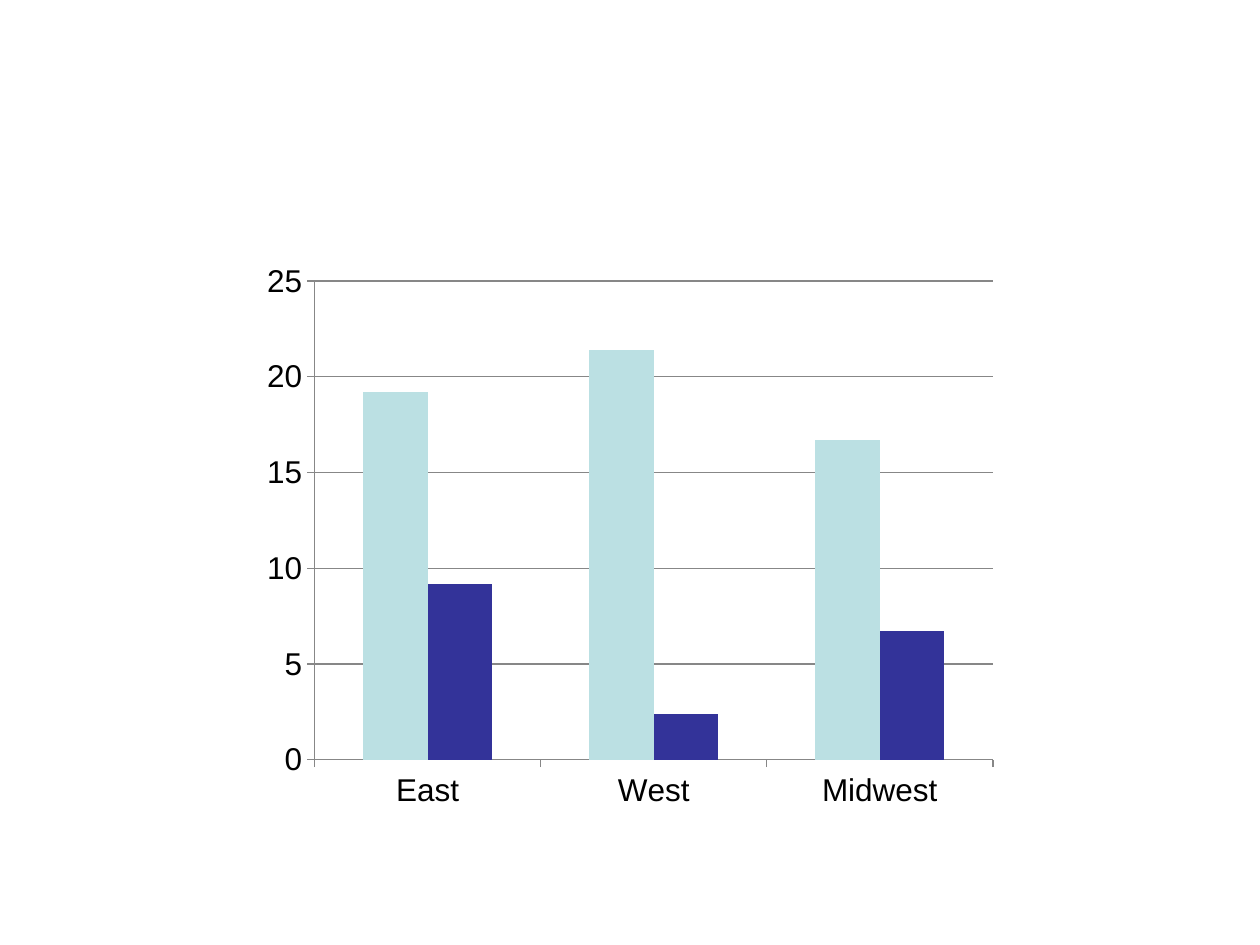
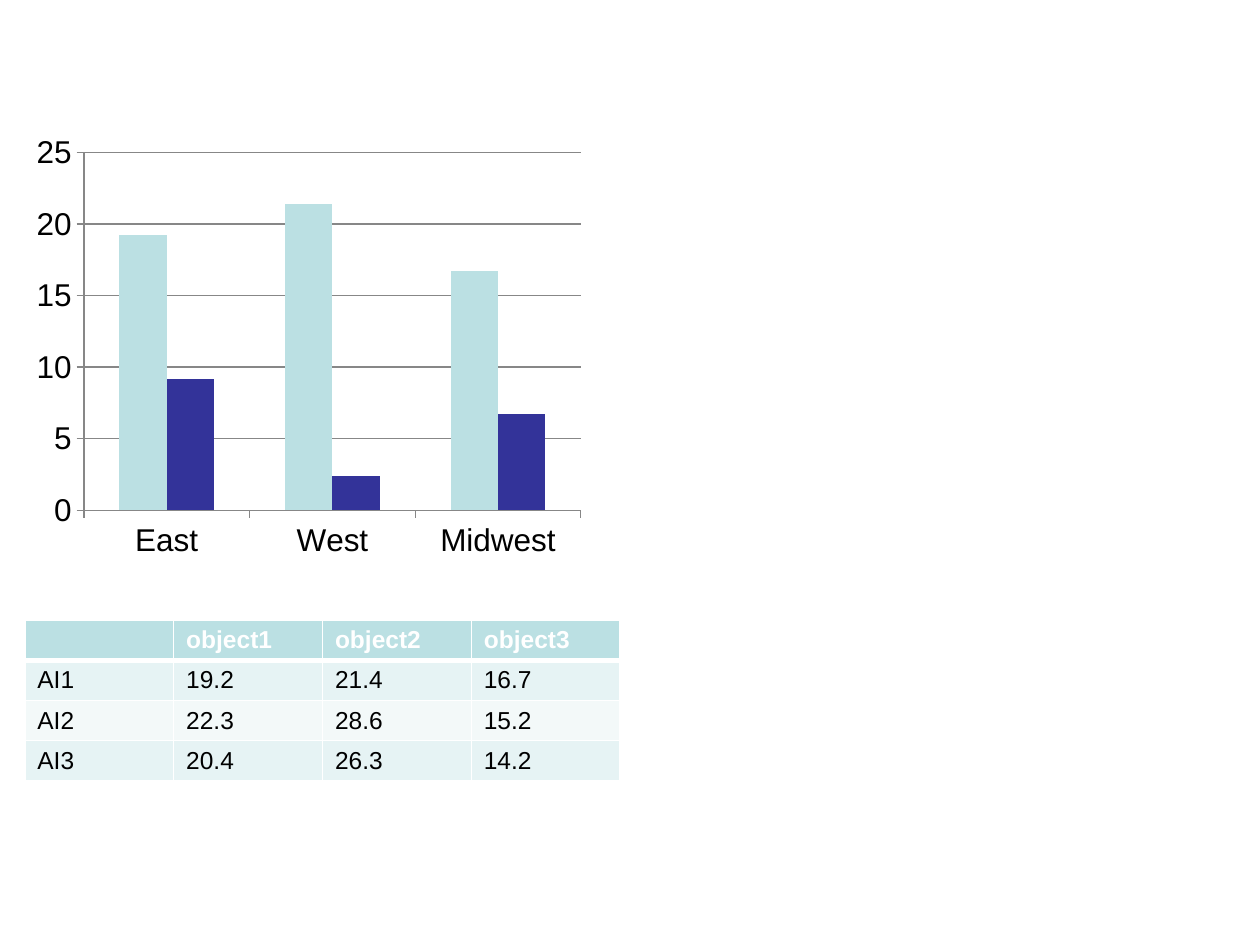
Before and after one commit to lizhou828/python_hello_world, a slide deck: slide 27 of helloWorld/ppt_to_pdf_test/diyun_land_report_result.pptx. Drawn at 1260x945 pixels with LibreOffice and Linux fonts; fonts in the diff are those of the drawing; background and template pictures are left out. Boxes give left, top, right and bottom in pixels: in the first picture for what was removed or moved away, otherwise in the second. Text is boxed around its words. In the diff, an @@ line names an element or a change of style, - is before the commit and + after.

```diff
--- a/helloWorld/ppt_to_pdf_test/diyun_land_report_result.pptx
+++ b/helloWorld/ppt_to_pdf_test/diyun_land_report_result.pptx
@@ column chart resized from (x1=252, y1=252, x2=1008, y2=819) to (x1=25, y1=126, x2=592, y2=567) @@
@@ table added at (x1=25, y1=620, x2=620, y2=774), 4 rows, 4 columns @@
+ | object1 | object2 | object3
+AI1 | 19.2 | 21.4 | 16.7
+AI2 | 22.3 | 28.6 | 15.2
+AI3 | 20.4 | 26.3 | 14.2
```
Also in this commit, not shown: 1 other file.
